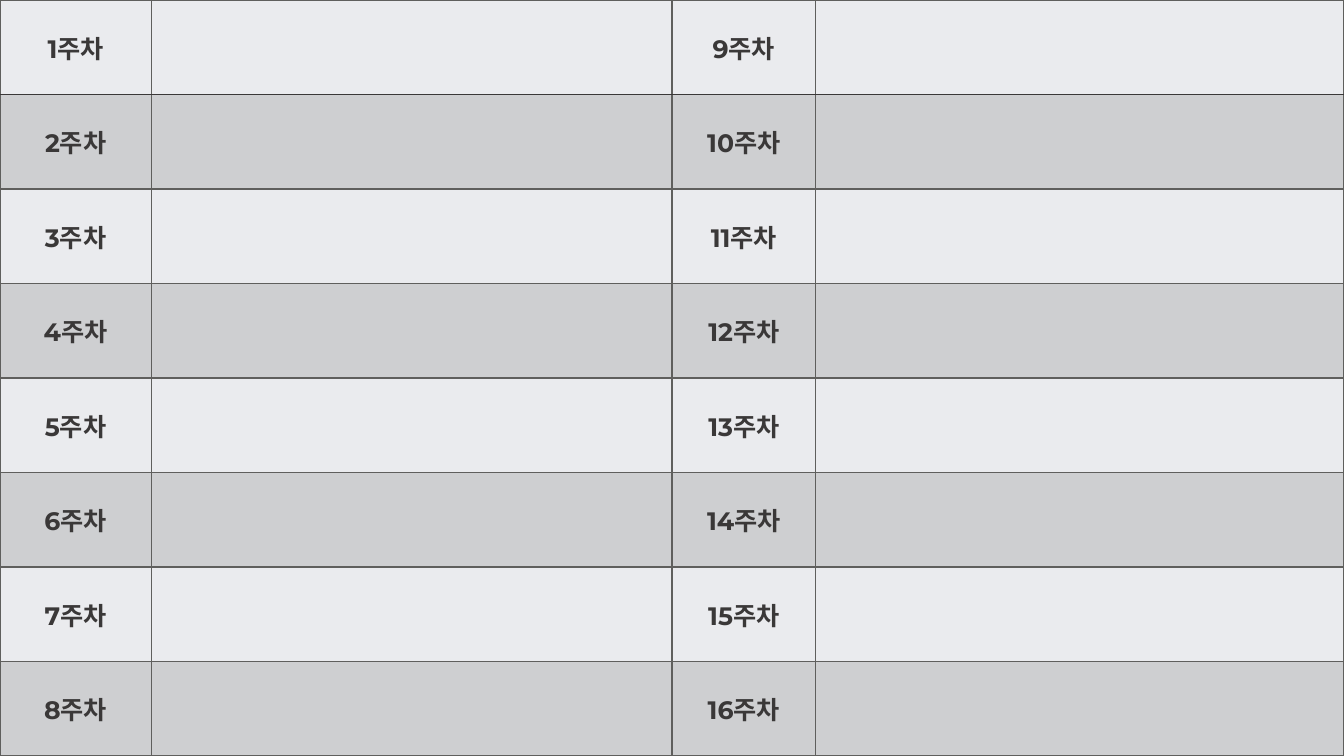
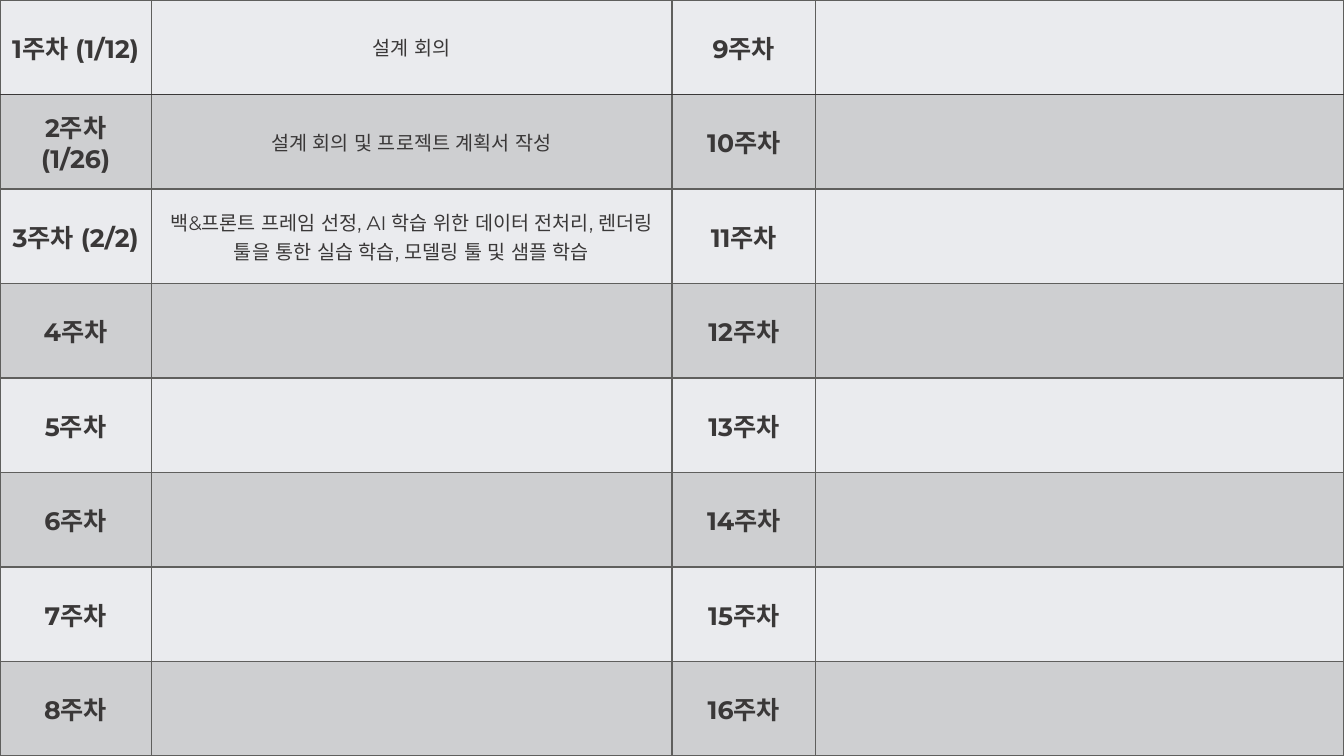
Before and after one commit to weaknessHero/Project_AvatarS, a slide deck: slide 8 of 발표자료/PPT.pptx. Drawn at 1344x756 pixels with LibreOffice and Linux fonts; fonts in the diff are those of the drawing. Boxes give left, top, right and bottom in pixels: in the first picture for what was removed or moved away, otherwise in the second. Text is boxed around its words. In the diff, an @@ line names an element or a change of style, - is before the commit and + after.

```diff
--- a/발표자료/PPT.pptx
+++ b/발표자료/PPT.pptx
@@ table at [0, 0, 1344, 756] @@
-row 1, column 1: 1주차
+row 1, column 1: 1주차 (1/12)
-row 1, column 2: 
+row 1, column 2: 설계 회의
-row 2, column 1: 2주차
+row 2, column 1: 2주차 (1/26)
-row 2, column 2: 
+row 2, column 2: 설계 회의 및 프로젝트 계획서 작성
-row 3, column 1: 3주차
+row 3, column 1: 3주차 (2/2)
-row 3, column 2: 
+row 3, column 2: 백&프론트 프레임 선정, AI 학습 위한 데이터 전처리, 렌더링 툴을 통한 실습 학습, 모델링 툴 및 샘플 학습
```
Also in this commit, not shown: 3 other slides changed.
